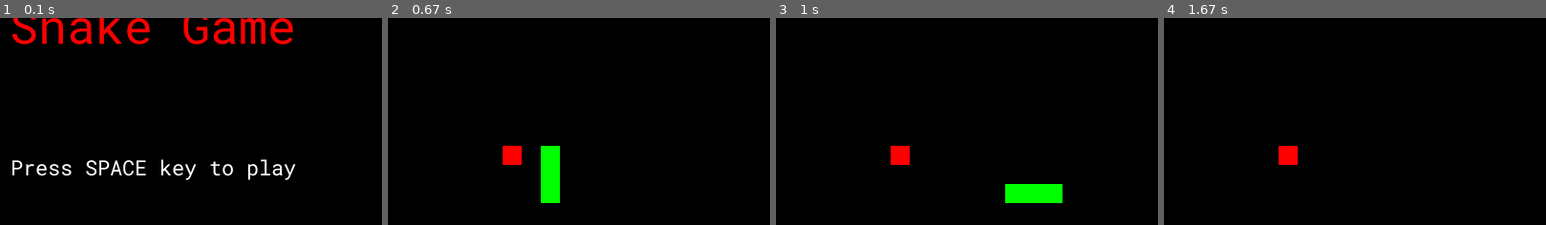
Above: before the commit, frames 1-4 (left to right).
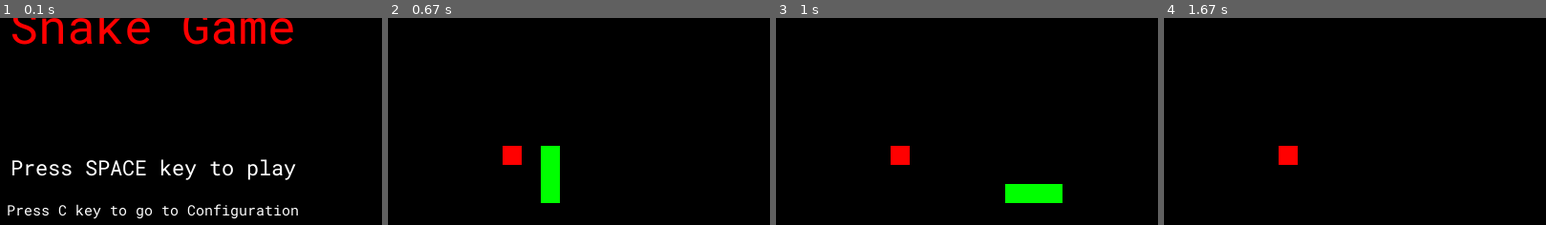
Above: after the commit, the same moments.

Repository: eballo/snake-pygame
Game: pygame game, started from game.py
Two runs of this game, one before a commit and one after it. Both use one fixed random seed, a clock stepped at 60 frames per second and the inputs below.
Inputs:
- Up to frame 1 (0.1 s): no input
- Up to frame 2 (0.67 s): tap Space at 0.33 s
- Up to frame 3 (1 s): hold M from 0.67 s (still down); hold Right from 0.67 s (still down); tap Space at 0.73 s
- Up to frame 4 (1.67 s): tap Space at 1.03 s; release M at 1.13 s; release Right at 1.13 s; tap C at 1.17 s
The pictures show only the part of the screen within x 30-80%, y 50-100%; the shares and areas given below are measured in that part.

The runs differ from the first frame. In frame 1, 1.3% of the frame differs, in the area x 2-78%, y 89-98%; in frame 2, nothing differs; in frame 3, nothing differs; in frame 4, nothing differs.

Commit message:
8 add configuration screen

Diff:
--- a/snake/game.py
+++ b/snake/game.py
@@ -5,6 +5,7 @@
 
 from snake.managers.game_manager import GameManager
 from snake.managers.game_state import GameState
+from snake.screens.config import Config
 from snake.screens.game_over import GameOver
 from snake.screens.intro import Intro
 from snake.screens.victory import Victory
@@ -21,10 +22,12 @@
         self.intro = Intro(self.game_manager)
         self.game_over = GameOver(self.game_manager)
         self.victory = Victory(self.game_manager)
+        self.config = Config(self.game_manager)
 
     def start(self) -> None:
         while self.game_manager.state.value >= GameState.RUNNING.value:
             self.intro.display()
+            self.config.display()
             self.game_manager.start_game()
             self.victory.display()
             self.game_over.display()
--- a/snake/managers/game_manager.py
+++ b/snake/managers/game_manager.py
@@ -1,3 +1,4 @@
+import pygame
 from pygame import font, time, display, RESIZABLE, HWSURFACE, DOUBLEBUF, sprite, Surface, mixer
 from pygame.sprite import Group
 
@@ -17,6 +18,9 @@
     GRID_WIDTH,
     FPS,
     BLACK,
+    GREEN,
+    YELLOW,
+    BLUE,
 )
 
 
@@ -35,6 +39,12 @@
         self.food_sprites: Group = sprite.Group()
         self.state = GameState.GAME_INTRO
         self.current_level = 0
+
+        # Configuration Settings
+        self.music_enabled: bool = False
+        self.snake_color_index: int = 0
+        self.snake_colors: list[tuple[int, int, int]] = [GREEN, BLUE, WHITE, YELLOW]
+
         self.player = Snake(self)
         self.players: list[Snake] = []
         self.food: Food = Food(self)
@@ -115,7 +125,8 @@
 
     def game_loop(self) -> None:
         if self.state.value == GameState.LEVEL_RUNNING.value:
-            mixer.music.play(-1)
+            if self.music_enabled:
+                mixer.music.play(-1)
             while self.state.value == GameState.LEVEL_RUNNING.value:
                 # keep the game loop running at the right speed
                 self.clock.tick(FPS)
@@ -136,7 +147,9 @@
                 self.display_lives()
                 self.display_stage()
                 display.flip()
-            mixer.music.stop()
+
+            if self.music_enabled:
+                mixer.music.stop()
             self.current_level += 1
 
     def create_world(self) -> None:
@@ -149,3 +162,10 @@
                 self.stage_points = level["points"]
                 self.stage_name = level["name"]
                 self.state = GameState.LEVEL_RUNNING
+
+    @staticmethod
+    def toggle_music():
+        if pygame.mixer.music.get_busy():
+            pygame.mixer.music.pause()
+        else:
+            pygame.mixer.music.unpause()
--- a/snake/managers/game_state.py
+++ b/snake/managers/game_state.py
@@ -9,3 +9,4 @@
     LEVEL_RUNNING = 4
     GAME_OVER = 5
     GAME_VICTORY = 6
+    GAME_CONFIG = 7
--- a/snake/managers/player_commands.py
+++ b/snake/managers/player_commands.py
@@ -48,6 +48,9 @@
                         self.intro()
                     elif self.game_manager.state == GameState.GAME_VICTORY:
                         self.intro()
+                if event.key == pygame.K_c:
+                    if self.game_manager.state == GameState.GAME_INTRO:
+                        self.config()
                 if event.key == pygame.K_f:
                     if not self.game_manager.full_screen:
                         pygame.display.set_mode(
@@ -61,6 +64,9 @@
                             pygame.RESIZABLE | pygame.HWSURFACE | pygame.DOUBLEBUF,
                         )
                         self.game_manager.full_screen = False
+                if event.key == pygame.K_m:
+                    self.game_manager.toggle_music()
+
                 if (
                     self.game_manager.state == GameState.GAME_RUNNING
                     or self.game_manager.state == GameState.LEVEL_RUNNING
@@ -122,3 +128,6 @@
 
     def intro(self) -> None:
         self.game_manager.state = GameState.GAME_INTRO
+
+    def config(self) -> None:
+        self.game_manager.state = GameState.GAME_CONFIG
--- a/snake/models/snake.py
+++ b/snake/models/snake.py
@@ -11,7 +11,6 @@
     GRID_SIZE,
     BOARD_WIDTH,
     BOARD_HEIGHT,
-    SNAKE_COLOR,
     MENU_HEIGHT,
     GRID_HEIGHT,
     SCREEN_HEIGHT,
@@ -20,7 +19,7 @@
 
 class Segment(sprite.Sprite):
 
-    def __init__(self, x, y, color=SNAKE_COLOR):
+    def __init__(self, x, y, color):
         super().__init__()
         self.image = Surface((GRID_SIZE, GRID_SIZE))
         self.image.fill(color)
@@ -31,14 +30,21 @@
 
 class Snake:
 
-    def __init__(self, game_manager, color=SNAKE_COLOR):
+    def __init__(self, game_manager, player_number: int | None = None) -> None:
         self.game_manager = game_manager
-        self.color = color
+        self.snake_color_index: int = 0
+        self.player_number = player_number
+        self.color = self._get_color(player_number)
         self.length = 3
         self.score = 0
         self.lives = 1
-        self.positions = [Segment((BOARD_WIDTH // 2), (BOARD_HEIGHT // 2), color)]
+        self.positions = [Segment((BOARD_WIDTH // 2), (BOARD_HEIGHT // 2), self.color)]
         self.direction = choice([UP, DOWN, LEFT, RIGHT])
+
+    def _get_color(self, player_number: int | None = None) -> tuple[int, int, int]:
+        if player_number:
+            return self.game_manager.snake_colors[player_number - 1]
+        return self.game_manager.snake_colors[self.game_manager.snake_color_index]
 
     def get_head_position(self):
         return self.positions[0]
@@ -52,7 +58,7 @@
             new_y = MENU_HEIGHT * GRID_HEIGHT
         if new_y < (MENU_HEIGHT - 1) * GRID_HEIGHT:
             new_y = SCREEN_HEIGHT
-        new_segment = Segment(new_x, new_y)
+        new_segment = Segment(new_x, new_y, self.color)
         # check new segment collision with the body
         sub_group = sprite.Group()
         for seg in self.positions[2:]:
@@ -79,37 +85,40 @@
         self.length = 3
         self.lives = 1
         self.score = 0
-        segment = Segment((BOARD_WIDTH // 2), (BOARD_HEIGHT // 2))
+        self.color = self._get_color()
+        segment = Segment((BOARD_WIDTH // 2), (BOARD_HEIGHT // 2), self.color)
         self.positions = [segment]
         self.direction = choice([UP, DOWN, LEFT, RIGHT])
         self.game_manager.snake_sprites.add(segment)
 
     def soft_reset(self):
-        segment = Segment((BOARD_WIDTH // 2), (BOARD_HEIGHT // 2))
+        segment = Segment((BOARD_WIDTH // 2), (BOARD_HEIGHT // 2), self.color)
+        self.color = self._get_color()
         self.positions = [segment]
         self.direction = choice([UP, DOWN, LEFT, RIGHT])
         self.game_manager.snake_sprites.add(segment)
 
-    def get_json(self):
+    def get_json(self, number: int) -> str:
         segments = []
         for pos in self.positions:
             segments.append((pos.rect.x, pos.rect.y))
         data = {
             "direction": self.direction,
             "positions": segments,
+            "player": number,
             "color": self.color,
             "length": self.length,
             "lives": self.lives,
         }
         return dumps(data)
 
-    def update_from_json(self, json_response):
-        snake = Snake(self.game_manager)
+    @staticmethod
+    def update_from_json(game_manager, json_response):
+        snake = Snake(game_manager, json_response["player"] + 1)
         segments = []
         for pos in json_response["positions"]:
-            segments.append(Segment(pos[0], pos[1], json_response["color"]))
+            segments.append(Segment(pos[0], pos[1], snake.color))
 
-        snake.color = json_response["color"]
         snake.direction = json_response["direction"]
         snake.positions = segments
         snake.length = json_response["length"]
@@ -124,3 +133,4 @@
         print(f"score: {self.score}")
         print(f"lives: {self.lives}")
         print(f"color: {self.color}")
+        print(f"plyer: {self.player_number}")
--- /dev/null
+++ b/snake/screens/config.py
@@ -0,0 +1,139 @@
+from pygame import display, draw
+from pygame import event as pygame_event
+from pygame import font as pygame_font
+from pygame import mixer
+from pygame.locals import (
+    KEYDOWN,
+    K_UP,
+    K_DOWN,
+    K_LEFT,
+    K_RIGHT,
+    K_ESCAPE,
+    K_RETURN,
+    K_SPACE,
+)
+
+from snake.managers.game_manager import GameManager
+from snake.managers.game_state import GameState
+from snake.settings import SCREEN_WIDTH, SCREEN_HEIGHT, BLACK, RED, WHITE, FPS
+
+
+class Text:
+    @staticmethod
+    def draw_text(text, size, color, x, y, screen):
+        font = pygame_font.Font("./snake/assets/fonts/RobotoMono-VariableFont_wght.ttf", size)
+        text_surface = font.render(text, True, color)
+        text_rect = text_surface.get_rect()
+        text_rect.midtop = (x, y)
+        screen.blit(text_surface, text_rect)
+
+
+class Config(Text):
+
+    def __init__(self, game_manager: GameManager) -> None:
+        self.game_manager = game_manager
+        self.selected_option = 0  # 0 = music, 1 = color, 2 = back
+
+    def display(self) -> None:
+        clock = self.game_manager.clock
+        screen = self.game_manager.screen
+
+        while self.game_manager.state == GameState.GAME_CONFIG:
+            clock.tick(FPS)
+
+            for ev in pygame_event.get():
+                if ev.type == KEYDOWN:
+                    if ev.key == K_ESCAPE:
+                        self.game_manager.state = GameState.GAME_INTRO
+
+                    elif ev.key == K_UP:
+                        self.selected_option = (self.selected_option - 1) % 3
+                    elif ev.key == K_DOWN:
+                        self.selected_option = (self.selected_option + 1) % 3
+
+                    elif ev.key in (K_LEFT, K_RIGHT):
+                        self.handle_left_right(ev.key)
+
+                    elif ev.key in (K_RETURN, K_SPACE):
+                        self.handle_enter()
+
+            # --- draw ---
+            screen.fill(BLACK)
+
+            self.draw_text(
+                "Settings",
+                40,
+                RED,
+                SCREEN_WIDTH / 2,
+                SCREEN_HEIGHT / 5,
+                screen,
+            )
+
+            # Option 0: Music
+            music_text = f"Music: {'ON' if self.game_manager.music_enabled else 'OFF'}"
+            music_color = RED if self.selected_option == 0 else WHITE
+            self.draw_text(
+                music_text,
+                24,
+                music_color,
+                SCREEN_WIDTH / 2,
+                SCREEN_HEIGHT / 5 + 80,
+                screen,
+            )
+
+            # Option 1: Snake color
+            color_index = self.game_manager.snake_color_index
+            current_color = self.game_manager.snake_colors[color_index]
+            color_text = "Snake color (Use LEFT/RIGHT to change)"
+            snake_color_text_color = RED if self.selected_option == 1 else WHITE
+            self.draw_text(
+                color_text,
+                24,
+                snake_color_text_color,
+                SCREEN_WIDTH / 2,
+                SCREEN_HEIGHT / 5 + 140,
+                screen,
+            )
+
+            # A simple “preview” rectangle of the snake color
+            # (just for visual feedback; optional)
+            preview_x = SCREEN_WIDTH / 2 - 40
+            preview_y = SCREEN_HEIGHT / 5 + 180
+
+            draw.rect(screen, current_color, (preview_x, preview_y, 80, 20))
+
+            # Option 2: Back
+            back_color = RED if self.selected_option == 2 else WHITE
+            self.draw_text(
+                "Back to main menu",
+                24,
+                back_color,
+                SCREEN_WIDTH / 2,
+                SCREEN_HEIGHT / 5 + 240,
+                screen,
+            )
+
+            display.flip()
+
+    def handle_left_right(self, key) -> None:
+        # LEFT / RIGHT behavior based on which option is selected
+        if self.selected_option == 0:
+            # toggle music
+            self.game_manager.music_enabled = not self.game_manager.music_enabled
+            if not self.game_manager.music_enabled:
+                mixer.music.stop()
+        elif self.selected_option == 1:
+            # cycle snake color
+            if key == K_RIGHT:
+                self.game_manager.snake_color_index = (
+                    self.game_manager.snake_color_index + 1
+                ) % len(self.game_manager.snake_colors)
+            else:
+                self.game_manager.snake_color_index = (
+                    self.game_manager.snake_color_index - 1
+                ) % len(self.game_manager.snake_colors)
+
+    def handle_enter(self) -> None:
+        # ENTER / SPACE pressed
+        if self.selected_option == 2:
+            self.game_manager.state = GameState.GAME_INTRO
--- a/snake/screens/intro.py
+++ b/snake/screens/intro.py
@@ -26,7 +26,8 @@
     def display(self) -> None:
         if self.game_manager.state.value == GameState.GAME_INTRO.value:
             mixer.music.load("./snake/assets/music/insertCoin.mp3")
-            mixer.music.play(-1)
+            if self.game_manager.music_enabled:
+                mixer.music.play(-1)
             while self.game_manager.state.value == GameState.GAME_INTRO.value:
                 self.game_manager.clock.tick(FPS)
                 self.game_manager.screen.fill(BLACK)
@@ -46,6 +47,15 @@
                     SCREEN_WIDTH / 3 + 100,
                     self.game_manager.screen,
                 )
+                self.draw_text(
+                    "Press C key to go to Configuration",
+                    15,
+                    WHITE,
+                    SCREEN_WIDTH / 2,
+                    SCREEN_WIDTH / 3 + 150,
+                    self.game_manager.screen,
+                )
                 display.flip()
                 self.game_manager.player_commands.check_events()
-            mixer.music.stop()
+            if self.game_manager.music_enabled:
+                mixer.music.stop()
--- a/snake/settings.py
+++ b/snake/settings.py
@@ -18,8 +18,9 @@
 RIGHT = (1, 0)
 
 BLACK = (0, 0, 0)
+RED = (255, 0, 0)
 GREEN = (0, 255, 0)
-RED = (255, 0, 0)
+BLUE = (0, 0, 255)
 WHITE = (255, 255, 255)
 YELLOW = (255, 255, 0)
 
--- a/snakeclient/ClientServerHandler.py
+++ b/snakeclient/ClientServerHandler.py
@@ -30,7 +30,7 @@
 
         while True:
             self.receive_other_players_updates_json()
-            self.send_client_update(self.game_manager.player.get_json())
+            self.send_client_update(self.game_manager.player.get_json(self.player_number))
 
     def __del__(self) -> None:
         self.close()
@@ -62,7 +62,8 @@
 
         self.game_manager.other_players_sprites.empty()
         for player in other_players_json:
-            snake = self.game_manager.player.update_from_json(player)
+            snake = self.game_manager.player.update_from_json(self.game_manager, player)
+            snake.debug_info()
             self.game_manager.players.append(snake)
             for seg in snake.positions:
                 self.game_manager.other_players_sprites.add(seg)
--- a/snakeserver/server_manager.py
+++ b/snakeserver/server_manager.py
@@ -1,5 +1,6 @@
 from typing import TYPE_CHECKING
 
+from snake.settings import GREEN, BLUE
 
 if TYPE_CHECKING:
     from .ServerClientHandler import ServerClientHandler
@@ -13,14 +14,16 @@
             {
                 "direction": "UP",
                 "positions": [[120, 280], [140, 280], [160, 280]],
-                "color": [0, 255, 0],
+                "color": GREEN,
+                "player": 1,
                 "length": 3,
                 "lives": 1,
             },
             {
                 "direction": "DOWN",
                 "positions": [[400, 340], [400, 320], [400, 300]],
-                "color": [255, 0, 0],
+                "color": BLUE,
+                "player": 2,
                 "length": 3,
                 "lives": 1,
             },
